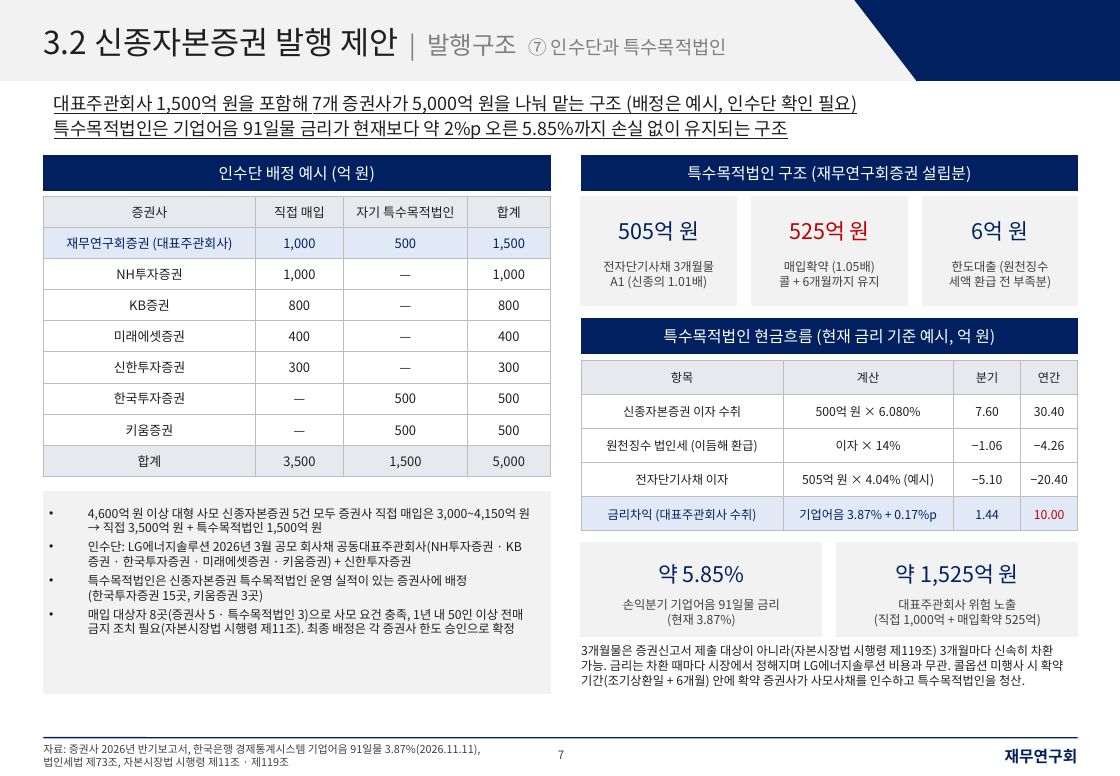
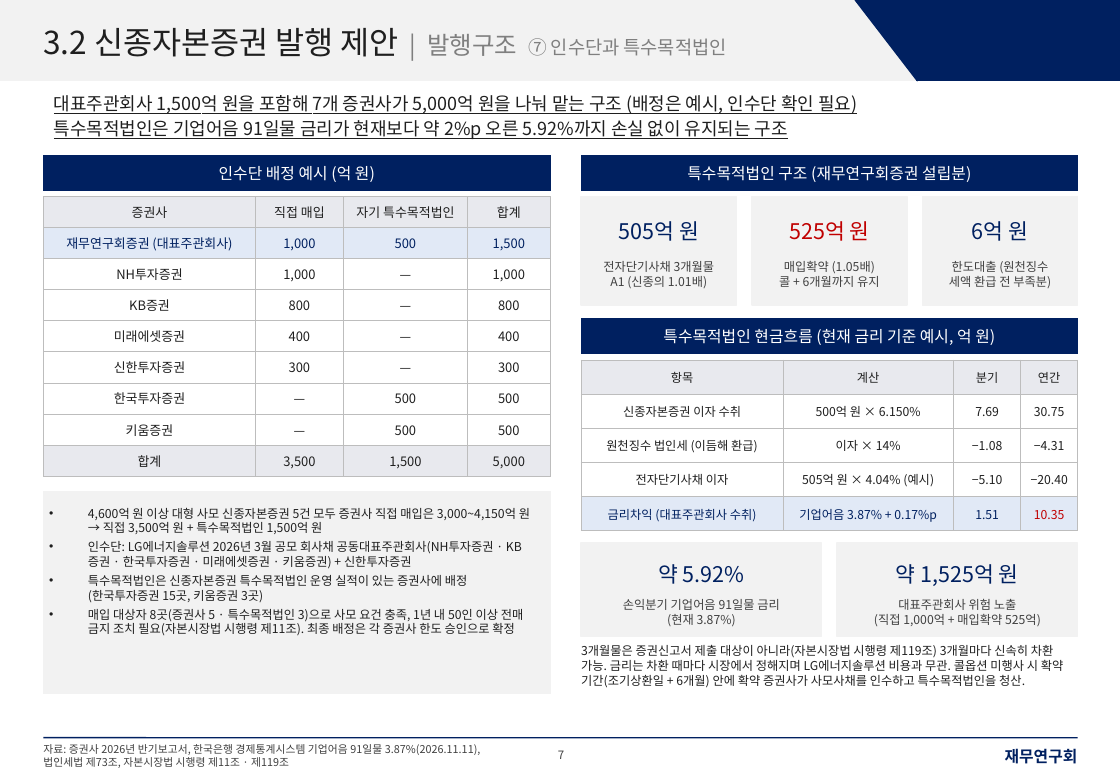
Before and after one commit to shy065542-rgb/SSHHYY, a slide deck: slide 7 of LGES_신종_발행구조_재무연구회양식.pptx. Drawn at 1120x776 pixels with LibreOffice and Linux fonts; fonts in the diff are those of the drawing. Boxes give left, top, right and bottom in pixels: in the first picture for what was removed or moved away, otherwise in the second. Text is boxed around its words. In the diff, an @@ line names an element or a change of style, - is before the commit and + after.

```diff
--- a/LGES_신종_발행구조_재무연구회양식.pptx
+++ b/LGES_신종_발행구조_재무연구회양식.pptx
@@ text at box(54, 120, 788, 139): text changed @@
-특수목적법인은 기업어음 91일물 금리가 현재보다 약 2%p 오른 5.85%까지 손실 없이 유지되는 구조
+특수목적법인은 기업어음 91일물 금리가 현재보다 약 2%p 오른 5.92%까지 손실 없이 유지되는 구조
@@ table at box(581, 360, 1078, 526) @@
-row 2: 신종자본증권 이자 수취 | 500억 원 × 6.080% | 7.60 | 30.40
+row 2: 신종자본증권 이자 수취 | 500억 원 × 6.150% | 7.69 | 30.75
-row 3, column 3: −1.06
+row 3, column 3: −1.08
-row 3, column 4: −4.26
+row 3, column 4: −4.31
-row 5, column 3: 1.44
+row 5, column 3: 1.51
-row 5, column 4: 10.00
+row 5, column 4: 10.35
@@ text at box(658, 564, 745, 584): text changed @@
-약 5.85%
+약 5.92%
```
Also in this commit, not shown: 5 other slides changed, 1 other file.
